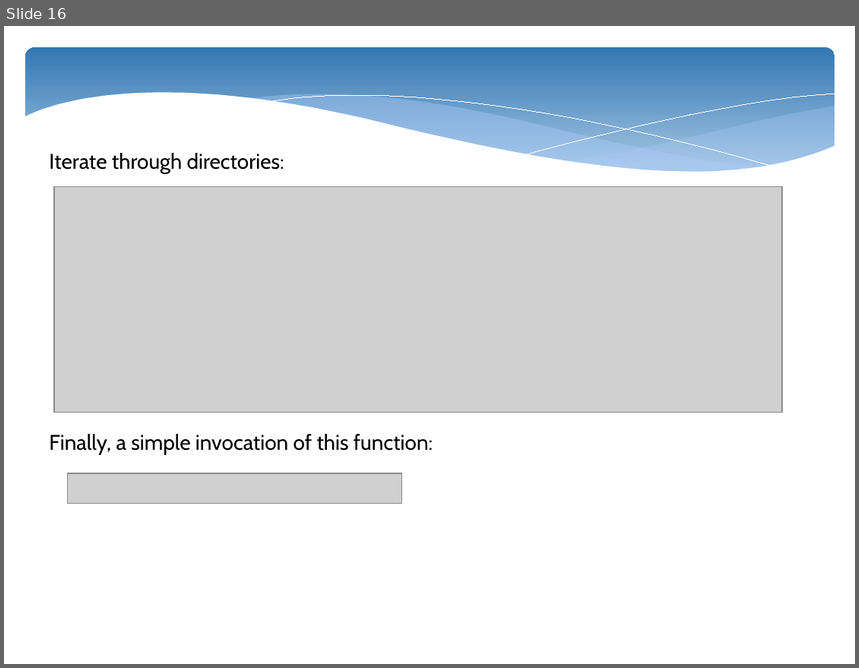
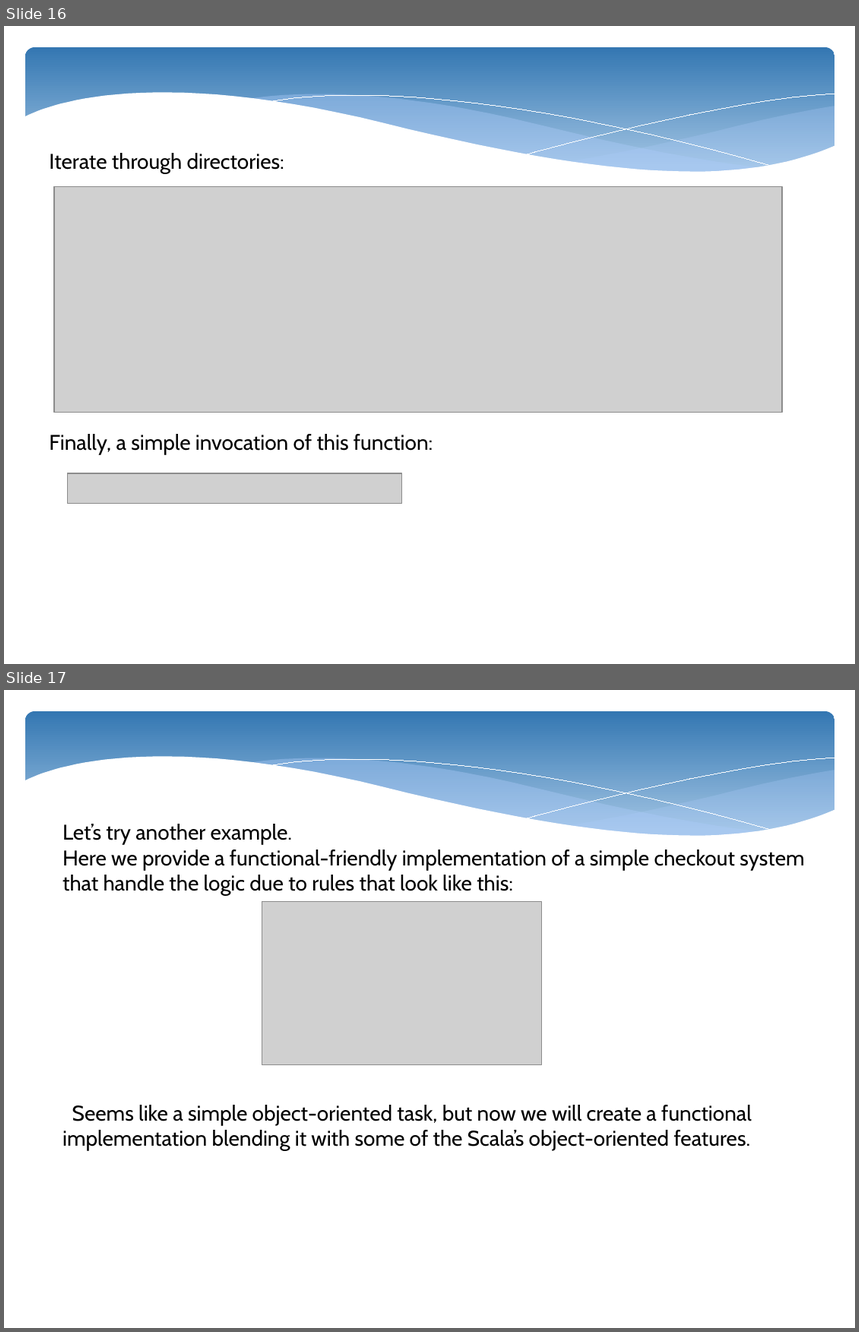
Before and after one commit to nestorsokil/scala-sandbox, a slide deck: FP.pptx. Shown one above the other, each under a label of ours: slide 16 before the commit, slides 16 and 17 after it. The pictures are 859x668 and 859x1332 pixels, drawn with LibreOffice and Linux fonts; fonts in the diff are those of the drawing; grey boxes stand for pictures. Boxes give left, top, right and bottom in pixels: in the first picture for what was removed or moved away, otherwise in the second. Text is boxed around its words. In the diff, an @@ line names an element or a change of style, - is before the commit and + after.

```diff
--- a/FP.pptx
+++ b/FP.pptx
@@ slide 17 added at <box>4,690,855,1328</box>, background #FFFFFF; not listed: 6 template elements that a slide beside it also shows @@
@@ text added at <box>63,824,804,1151</box>, 18 pt, text #000000 @@
+Let’s try another example.
+Here we provide a functional-friendly implementation of a simple checkout system
+that handle the logic due to rules that look like this:
+Seems like a simple object-oriented task, but now we will create a functional
+implementation blending it with some of the Scala’s object-oriented features.
@@ picture added at <box>262,902,542,1065</box> @@
```
Also in this commit, not shown: 2 other slides added, 1 slide removed, 1 other file.
